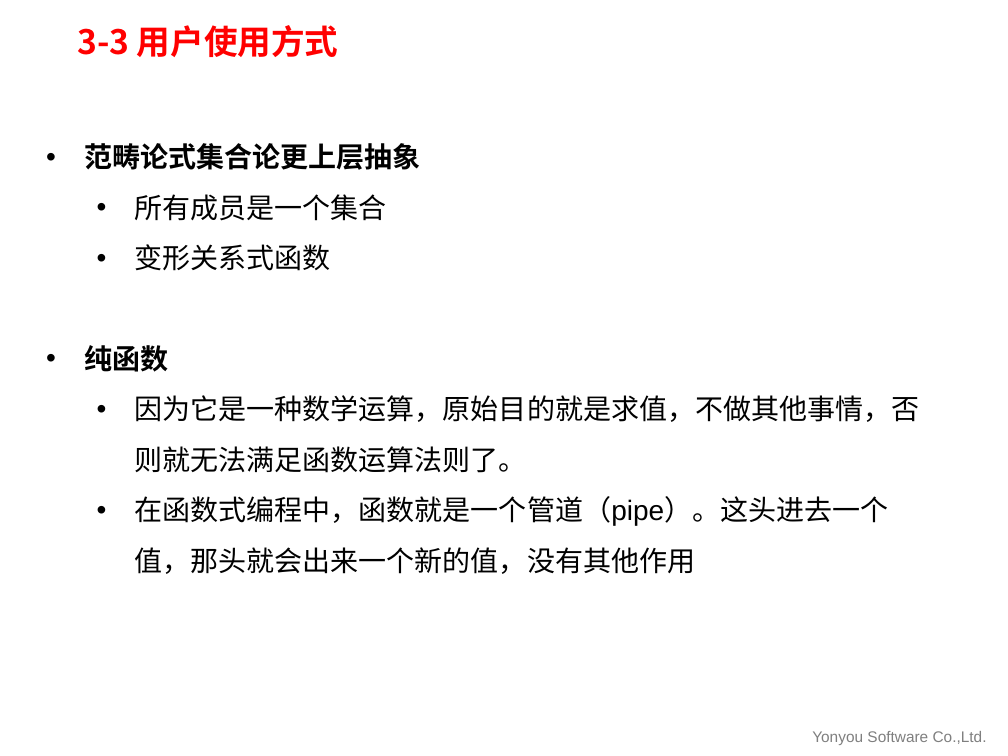
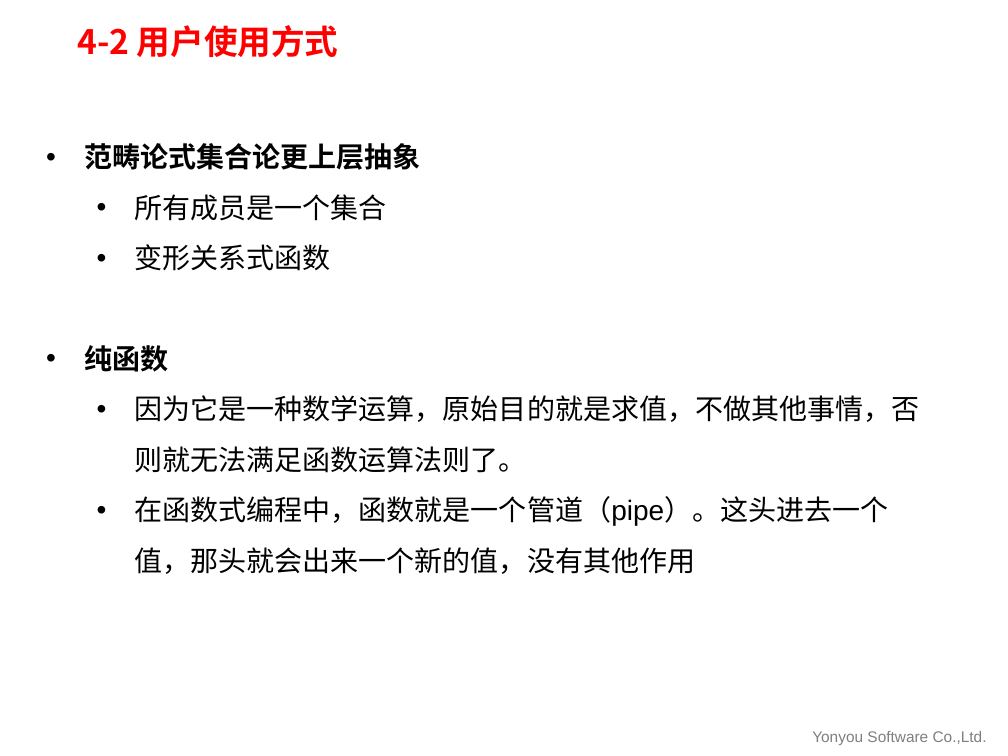
Before and after one commit to U8PLAT/Functional-programming-and-parallel-computing, a slide deck: slide 12 of 函数式语言与并行计算.pptx. Drawn at 1008x756 pixels with LibreOffice and Linux fonts; fonts in the diff are those of the drawing; background and template pictures are left out. Boxes give left, top, right and bottom in pixels: in the first picture for what was removed or moved away, otherwise in the second. Text is boxed around its words. In the diff, an @@ line names an element or a change of style, - is before the commit and + after.

```diff
--- a/函数式语言与并行计算.pptx
+++ b/函数式语言与并行计算.pptx
@@ title at box(77, 25, 339, 57): text changed @@
-3-3 用户使用方式
+4-2 用户使用方式
```
Also in this commit, not shown: 16 other slides changed.
